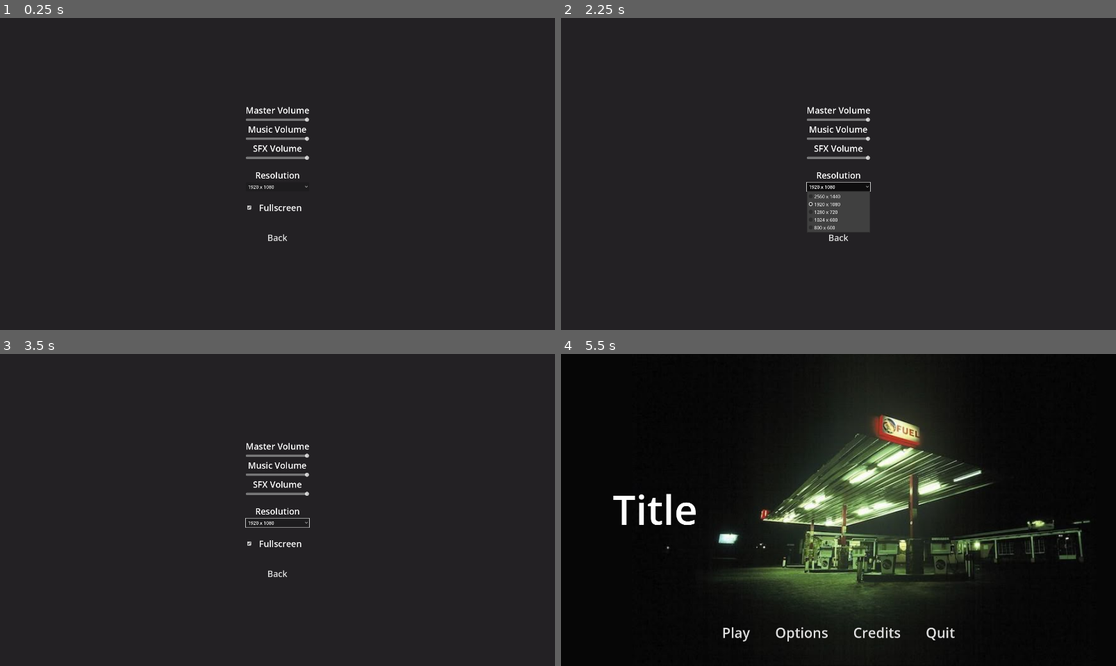
Above: before the commit, frames 1-4 (two rows, left to right).
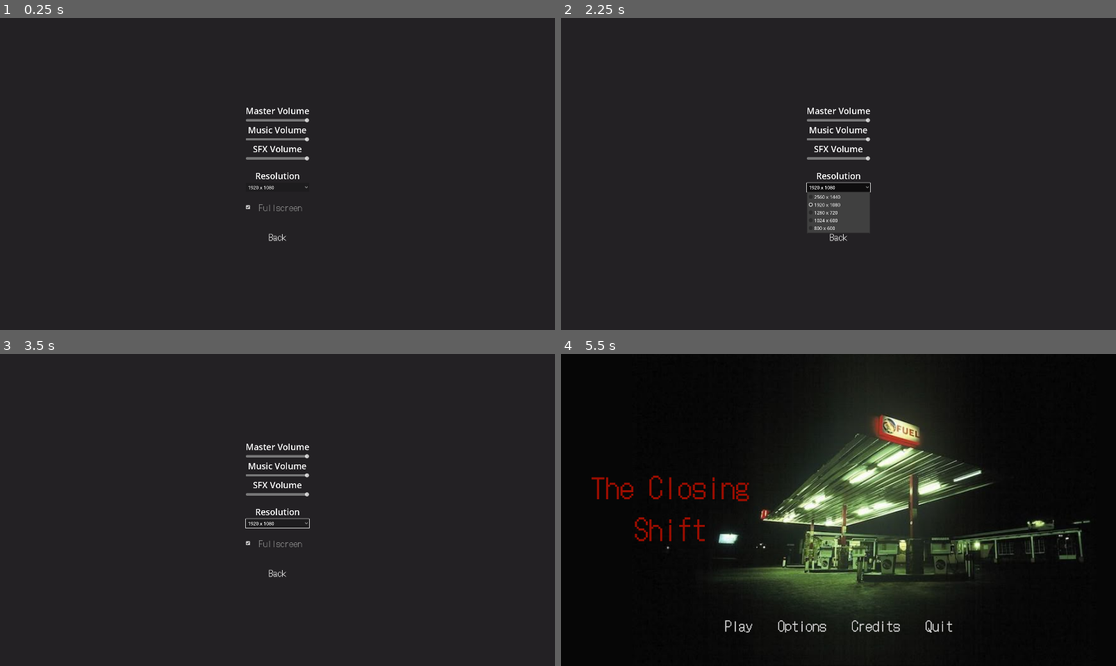
Above: after the commit, the same moments.

Repository: UnknownGamer925/Brackeys-2025-1
Game: Godot game, scene res://Scenes/MainMenu/OptionsMenu.tscn
Two runs of this game, one before a commit and one after it. Both use one fixed random seed, a clock stepped at 60 frames per second and the inputs below. This scene is started directly instead of the project's main scene.
Inputs (mouse positions are in pixels of both pictures, inside the frame that each line leads up to):
- Up to frame 1 (0.25 s): no input
- Up to frame 2 (2.25 s): click "Back" at 0.5 s; click "Options" at 1.25 s; click "1920 x 1080" at 2 s
- Up to frame 3 (3.5 s): tap Enter at 2.75 s; move the mouse to (399, 494) at 2.77 s; hold D (c_right) from 2.78 s (still down); click (399, 494) at 2.92 s
- Up to frame 4 (5.5 s): tap Space at 3.5, 5 s; move the mouse to (727, 525) at 3.52 s; release D (c_right) at 3.53 s; hold S (c_down) 3.53-4.28 s; tap Enter at 4.25 s; move the mouse to (894, 441) at 4.27 s; hold D (c_right) 4.28-5.03 s; move the mouse to (810, 572) at 5.02 s; hold W (c_up) from 5.03 s (still down); click (810, 572) at 5.17 s

The runs differ from the first frame. In frame 1, 0.7% of the frame differs, in the area x 44-56%, y 28-72%; in frame 2, 0.8%; in frame 3, 0.8%; in frame 4, 2.1%, in the area x 5-71%, y 38-93%.

Commit message:
Added font to main menu theme

Diff:
--- a/Scenes/MainMenu/Assets/Themes/MainMenu.tres
+++ b/Scenes/MainMenu/Assets/Themes/MainMenu.tres
@@ -1,4 +1,6 @@
-[gd_resource type="Theme" load_steps=6 format=3 uid="uid://bug47d73a6l83"]
+[gd_resource type="Theme" load_steps=7 format=3 uid="uid://bug47d73a6l83"]
+
+[ext_resource type="FontFile" uid="uid://caegfgiquyuqy" path="res://Scenes/MainMenu/Assets/Fonts/DotGothic16-Regular.ttf" id="1_rgxqc"]
 
 [sub_resource type="StyleBoxEmpty" id="StyleBoxEmpty_7uuba"]
 
@@ -13,9 +15,9 @@
 [resource]
 Button/colors/font_color = Color(0.875, 0.875, 0.875, 1)
 Button/colors/font_hover_color = Color(0.678942, 0.678944, 0.678945, 1)
-Button/colors/font_pressed_color = Color(0.295867, 0.295866, 0.295866, 1)
+Button/colors/font_pressed_color = Color(0.513234, 0.513233, 0.513233, 1)
 Button/font_sizes/font_size = 48
-Button/fonts/font = null
+Button/fonts/font = ExtResource("1_rgxqc")
 Button/styles/disabled = SubResource("StyleBoxEmpty_7uuba")
 Button/styles/focus = SubResource("StyleBoxEmpty_3vliu")
 Button/styles/hover = SubResource("StyleBoxEmpty_gnr8x")
--- a/Scenes/MainMenu/MainMenu.tscn
+++ b/Scenes/MainMenu/MainMenu.tscn
@@ -1,8 +1,9 @@
-[gd_scene load_steps=4 format=3 uid="uid://b7j8e74syt0br"]
+[gd_scene load_steps=5 format=3 uid="uid://b7j8e74syt0br"]
 
 [ext_resource type="Script" path="res://Scenes/MainMenu/Scripts/MainMenu.gd" id="1_ref1v"]
 [ext_resource type="Texture2D" uid="uid://chme6c0ld0txm" path="res://Scenes/MainMenu/Assets/8b09b52dd64e74a2dd9a788a5d908794.jpg" id="2_i0lmp"]
 [ext_resource type="Theme" uid="uid://bug47d73a6l83" path="res://Scenes/MainMenu/Assets/Themes/MainMenu.tres" id="2_ocj14"]
+[ext_resource type="FontFile" uid="uid://caegfgiquyuqy" path="res://Scenes/MainMenu/Assets/Fonts/DotGothic16-Regular.ttf" id="4_2blwq"]
 
 [node name="MainMenu" type="Control"]
 layout_mode = 3
@@ -44,10 +45,10 @@
 anchor_top = 0.5
 anchor_right = 0.5
 anchor_bottom = 0.5
-offset_left = -577.0
-offset_top = 384.5
-offset_right = 578.0
-offset_bottom = 470.5
+offset_left = -576.0
+offset_top = 358.5
+offset_right = 579.0
+offset_bottom = 444.5
 grow_horizontal = 2
 grow_vertical = 2
 
@@ -105,15 +106,17 @@
 anchor_top = 0.5
 anchor_right = 0.5
 anchor_bottom = 0.5
-offset_left = -949.0
-offset_top = -99.0
-offset_right = -356.0
-offset_bottom = 100.0
+offset_left = -896.0
+offset_top = -156.0
+offset_right = -267.0
+offset_bottom = 160.0
 grow_horizontal = 2
 grow_vertical = 2
-theme_override_font_sizes/normal_font_size = 140
+theme_override_colors/default_color = Color(0.615686, 0.0509804, 0, 1)
+theme_override_fonts/normal_font = ExtResource("4_2blwq")
+theme_override_font_sizes/normal_font_size = 100
 bbcode_enabled = true
-text = "[center] Title[/center]"
+text = "[center]The Closing Shift[/center]"
 
 [connection signal="pressed" from="BG/MarginContainer/VBoxContainer/HBoxContainer/Play" to="." method="_on_play_pressed"]
 [connection signal="pressed" from="BG/MarginContainer/VBoxContainer/HBoxContainer/Options" to="." method="_on_options_pressed"]
--- a/Scenes/MainMenu/OptionsMenu.tscn
+++ b/Scenes/MainMenu/OptionsMenu.tscn
@@ -125,8 +125,9 @@
 horizontal_alignment = 1
 vertical_alignment = 1
 
-[node name="CheckBox" type="CheckBox" parent="MarginContainer/HBoxContainer/VBoxContainer"]
+[node name="FullScreen" type="CheckBox" parent="MarginContainer/HBoxContainer/VBoxContainer"]
 layout_mode = 2
+theme = ExtResource("3_8mmey")
 theme_override_font_sizes/font_size = 30
 button_pressed = true
 text = "Fullscreen"
@@ -149,6 +150,6 @@
 text = "Back"
 
 [connection signal="item_selected" from="MarginContainer/HBoxContainer/VBoxContainer/Resolutions" to="." method="_on_resolutions_item_selected"]
-[connection signal="toggled" from="MarginContainer/HBoxContainer/VBoxContainer/CheckBox" to="." method="_on_check_box_toggled"]
+[connection signal="toggled" from="MarginContainer/HBoxContainer/VBoxContainer/FullScreen" to="." method="_on_check_box_toggled"]
 [connection signal="pressed" from="MarginContainer/HBoxContainer/VBoxContainer/Back" to="." method="_on_back_pressed"]
 [connection signal="pressed" from="MarginContainer/HBoxContainer/VBoxContainer/Back" to="." method="_on_quit_pressed"]
Binary file added: Scenes/MainMenu/Assets/Fonts/DotGothic16-Regular.ttf
Not shown, added: Scenes/MainMenu/Assets/Fonts/DotGothic16-Regular.ttf.import
Binary file added: Scenes/MainMenu/Assets/Fonts/TradeWinds-Regular.ttf
Not shown, added: Scenes/MainMenu/Assets/Fonts/TradeWinds-Regular.ttf.import
